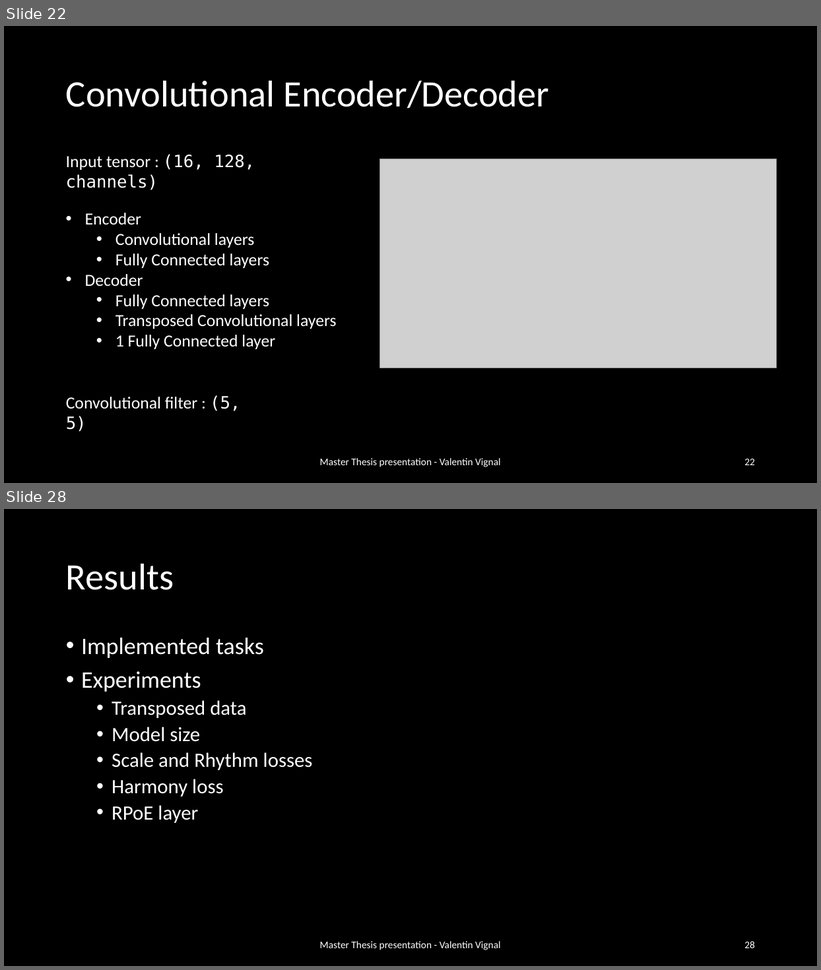
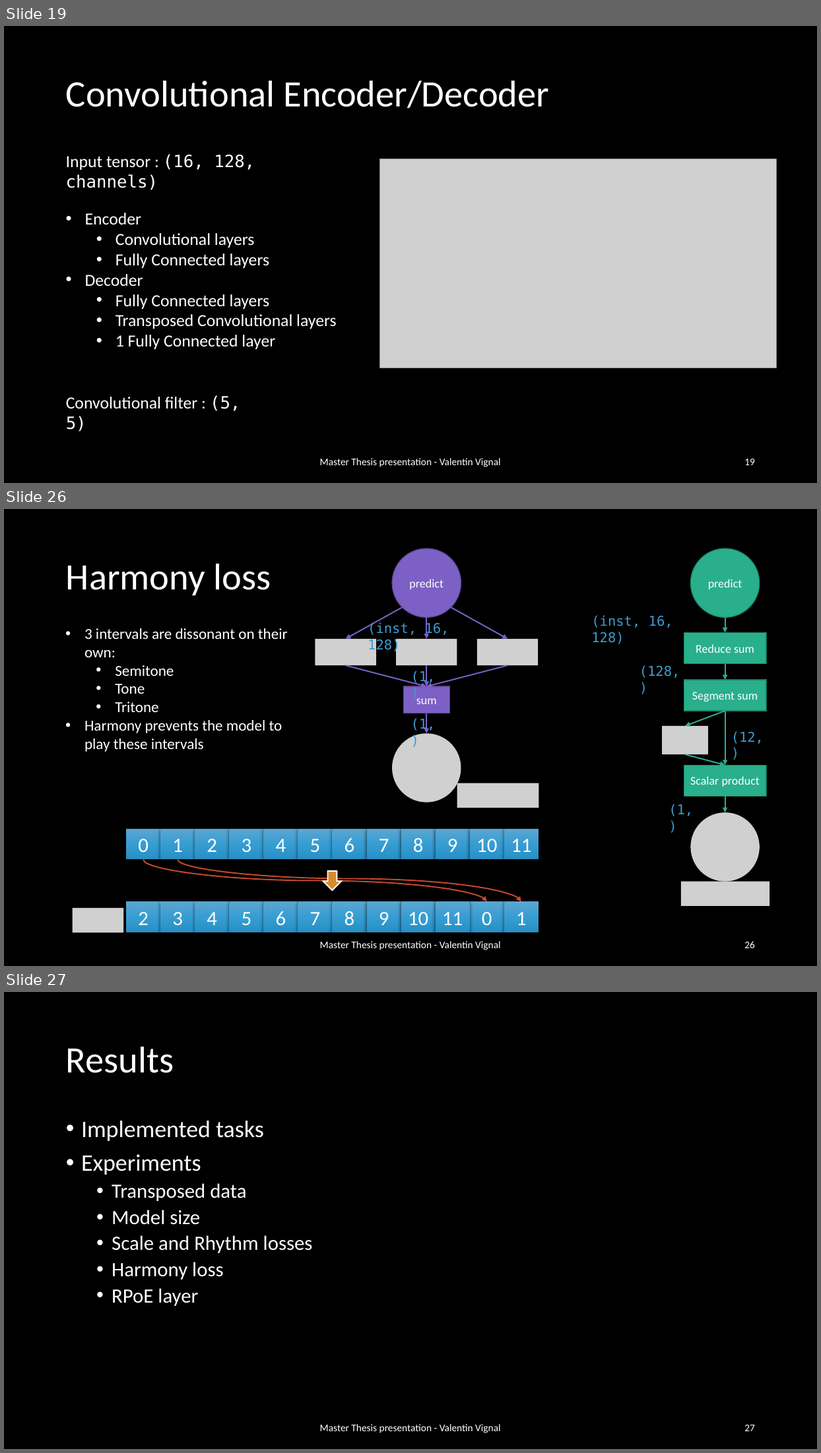
Before and after one commit to ValentinVignal/Dissertation-Report, a slide deck: Presentation/Presentation.pptx. Shown one above the other, each under a label of ours: slides 22 and 28 before the commit, slides 19, 26 and 27 after it; the slides between them are not shown. The pictures are 821x970 and 821x1453 pixels, drawn with LibreOffice and Linux fonts; fonts in the diff are those of the drawing; grey boxes stand for pictures. Boxes give left, top, right and bottom in pixels: in the first picture for what was removed or moved away, otherwise in the second. Text is boxed around its words. In the diff, an @@ line names an element or a change of style, - is before the commit and + after.

```diff
--- a/Presentation/Presentation.pptx
+++ b/Presentation/Presentation.pptx
@@ slide 26 added at [4,509,817,966], background #000000 @@
@@ title added at [66,563,271,595], 44 pt, text #FFFFFF @@
+Harmony loss
@@ text added at [85,628,288,752], 18 pt, text #FFFFFF @@
+• 3 intervals are dissonant on their own:
+  • Semitone
+  • Tone
+  • Tritone
+• Harmony prevents the model to play these intervals
@@ group added at [315,549,539,808]: 7 arrows, 5 pictures, 3 texts, 1 ellipse, 1 rectangle @@
+predict
+sum
+(inst, 16, 128)
+(1,)
+(1,)
@@ group added at [591,549,770,906]: 6 arrows, 4 texts, 3 rectangles, 3 pictures, 1 ellipse @@
+predict
+Reduce sum
+Segment sum
+Scalar product
+(inst, 16, 128)
+(128,)
+(12,)
+(1,)
@@ group added at [73,829,539,933]: 24 rectangles, 2 curved arrows, 1 down arrow, 1 picture @@
+0
+1
+2
+3
+4
+5
+6
+7
+8
+9
+10
+11
+0
+1
+2
+3
+4
+5
+6
+7
+8
+9
+10
+11
@@ text added at [320,941,500,951], 12 pt, text #FFFFFF @@
+Master Thesis presentation - Valentin Vignal
@@ page number added at [745,941,755,949], 12 pt, text #FFFFFF @@
+26
@@ what was slide 22 is now slide 19 @@
@@ page number at [745,459,755,466]: text changed @@
-22
+19
@@ what was slide 28 is now slide 27 @@
@@ page number at [745,1425,755,1432]: text changed @@
-28
+27
```
Also in this commit, not shown: 13 slides changed, 18 other slides added, 45 other files.
